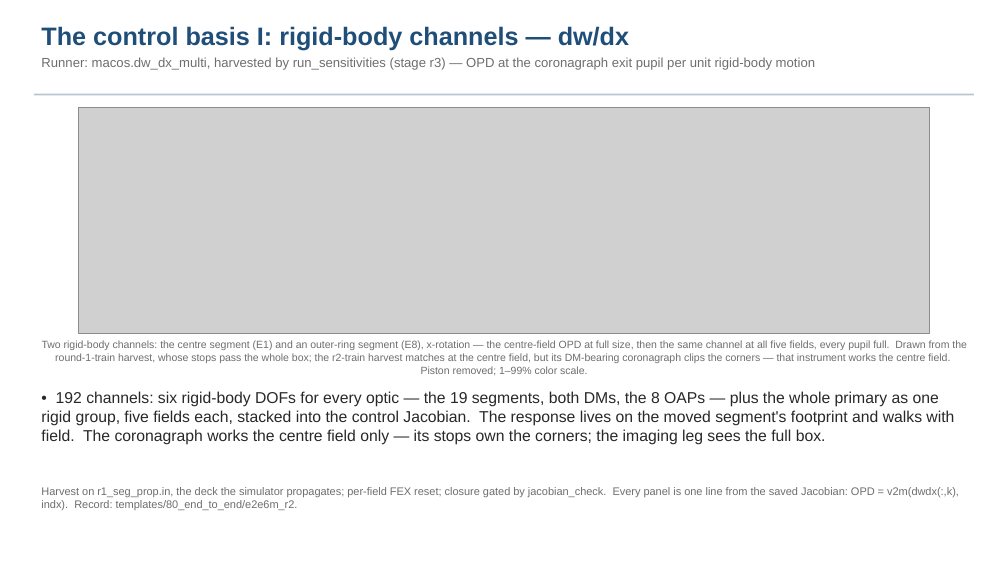
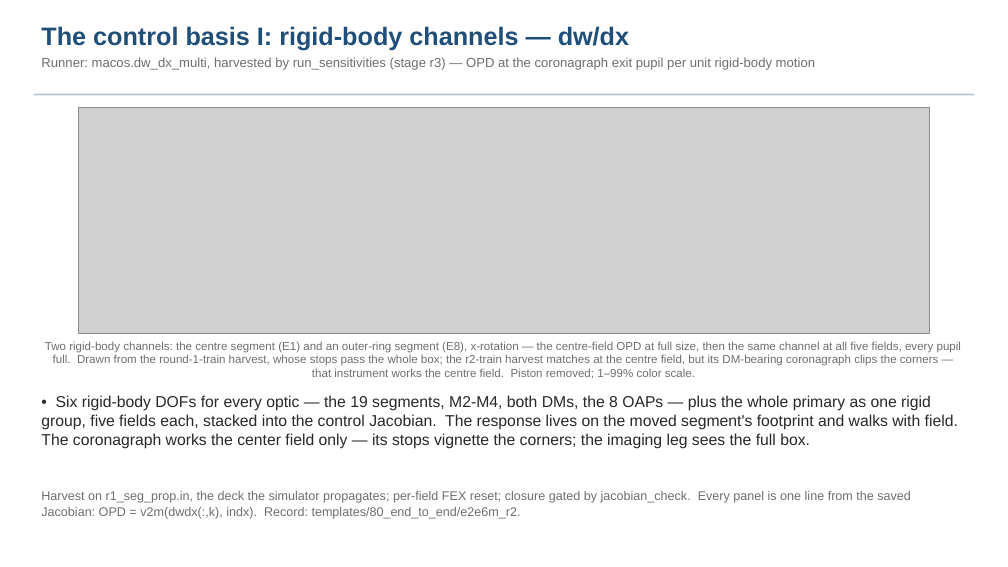
Before and after one commit to nasa-jpl/macos, a slide deck: slide 22 of demo_session/baseline_pass3.pptx. Drawn at 1008x567 pixels with LibreOffice and Linux fonts; fonts in the diff are those of the drawing; grey boxes stand for pictures. Boxes give left, top, right and bottom in pixels: in the first picture for what was removed or moved away, otherwise in the second. Text is boxed around its words. In the diff, an @@ line names an element or a change of style, - is before the commit and + after.

```diff
--- a/demo_session/baseline_pass3.pptx
+++ b/demo_session/baseline_pass3.pptx
@@ text "Two rigid-body channels: the centre ..." at [45,341,961,378]: size 10 to 11 pt @@
@@ text at [41,395,958,449]: text changed @@
-• 192 channels: six rigid-body DOFs for every optic — the 19 segments, both DMs, the 8 OAPs — plus the whole primary as one rigid group, five fields each, stacked into the control Jacobian. The response lives on the moved segment's footprint and walks with field. The coronagraph works the centre field only — its stops own the corners; the imaging leg sees the full box.
+• Six rigid-body DOFs for every optic — the 19 segments, M2-M4, both DMs, the 8 OAPs — plus the whole primary as one rigid group, five fields each, stacked into the control Jacobian. The response lives on the moved segment's footprint and walks with field. The coronagraph works the center field only — its stops vignette the corners; the imaging leg sees the full box.
@@ text "Harvest on r1_seg_prop.in, the deck ..." at [41,491,911,519]: size 10.5 to 12 pt @@
```
Also in this commit, not shown: 4 other slides changed, 5 other files.
